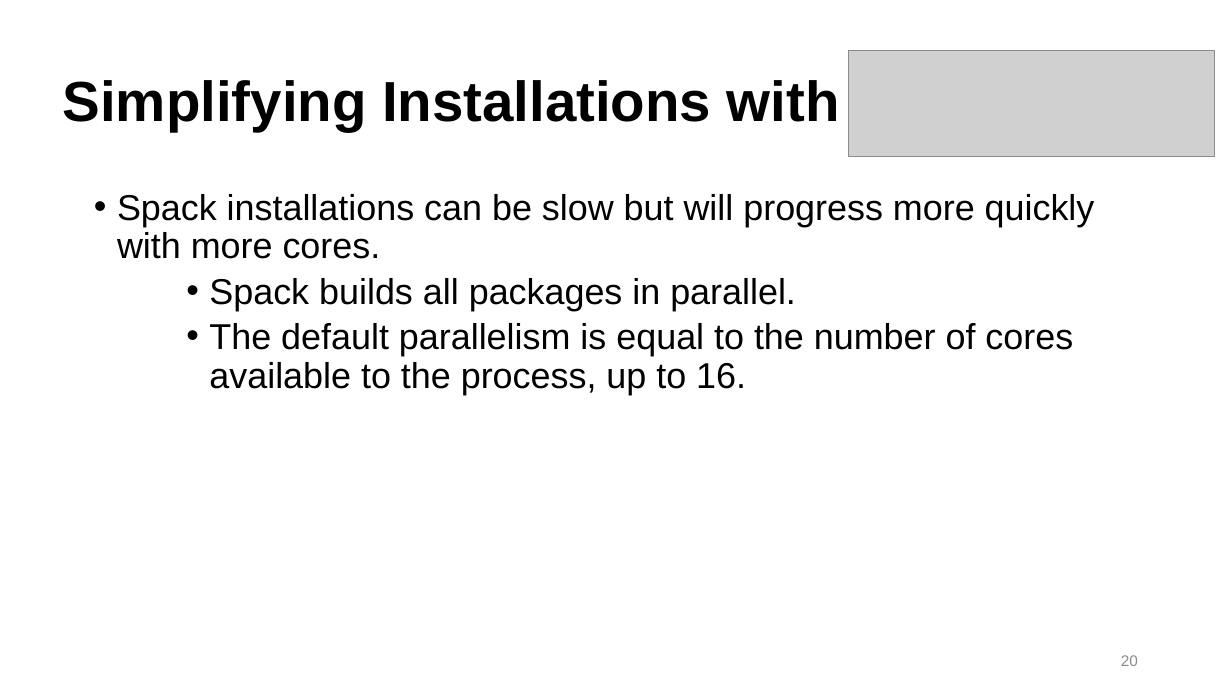
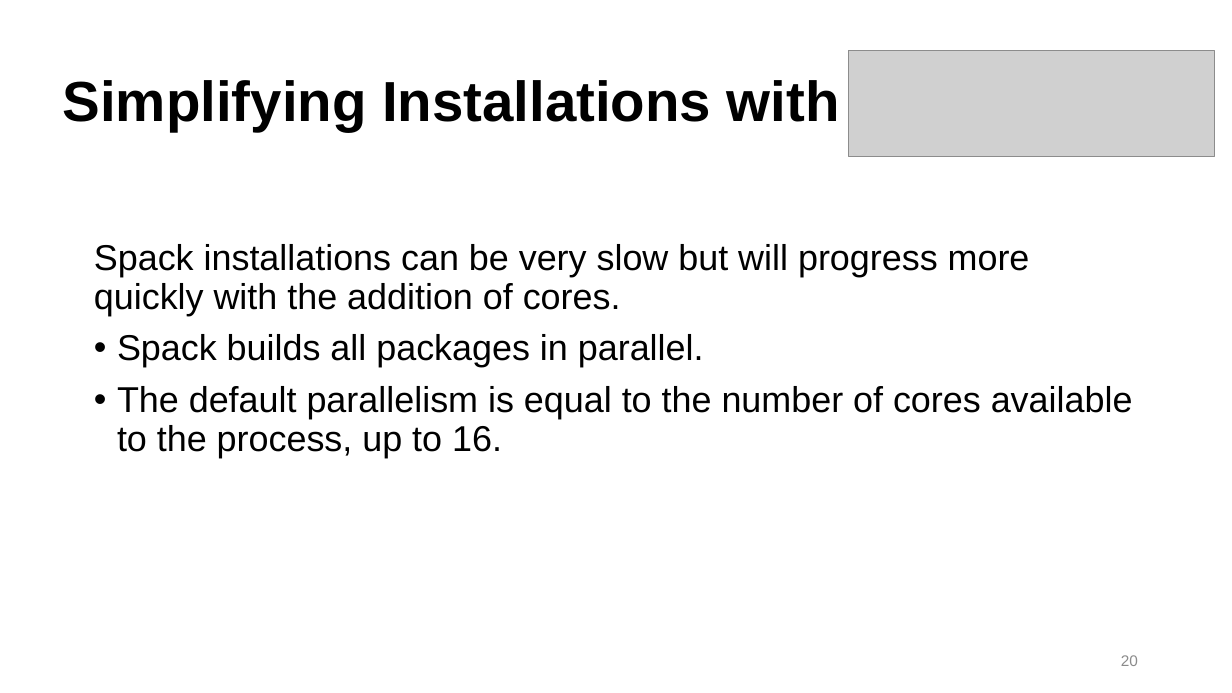
Before and after one commit to b-reyes/hpc_fundamentals_micro_credential, a slide deck: slide 20 of installing_software/installing_software.pptx. Drawn at 1232x693 pixels with LibreOffice and Linux fonts; fonts in the diff are those of the drawing; grey boxes stand for pictures; background and template pictures are left out. Boxes give left, top, right and bottom in pixels: in the first picture for what was removed or moved away, otherwise in the second. Text is boxed around its words. In the diff, an @@ line names an element or a change of style, - is before the commit and + after.

Commit message:
move description of a virtual environment to the beginning of the mamba section, go through Spack and Apptainer slides and clean up things (make them reflect the current state of the system), update EXERCUSES.md

```diff
--- a/installing_software/installing_software.pptx
+++ b/installing_software/installing_software.pptx
@@ text "Spack installations can be very ...": place and size @@
-text "Spack installations can be very ..." at <box>117,194,1095,395</box>
+text "Spack installations can be very ..." at <box>94,244,1133,458</box>
@@ text at <box>94,244,1030,316</box>: text changed @@
-• Spack installations can be slow but will progress more quickly with more cores.
+Spack installations can be very slow but will progress more quickly with the addition of cores.
@@ text at <box>117,334,1133,458</box>: list level 3 to 1 in "Spack builds all packages in ..."; list level 3 to 1 in "The default parallelism is equal ..." @@
```
Also in this commit, not shown: 10 other slides changed, 2 other files.
